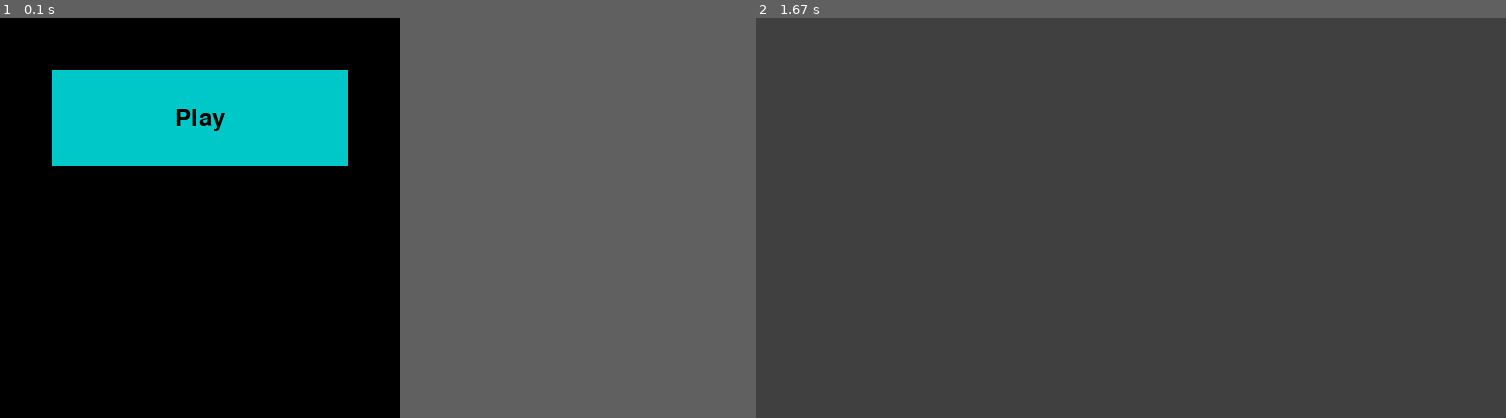
Above: before the commit, frames 1-2 (left to right).
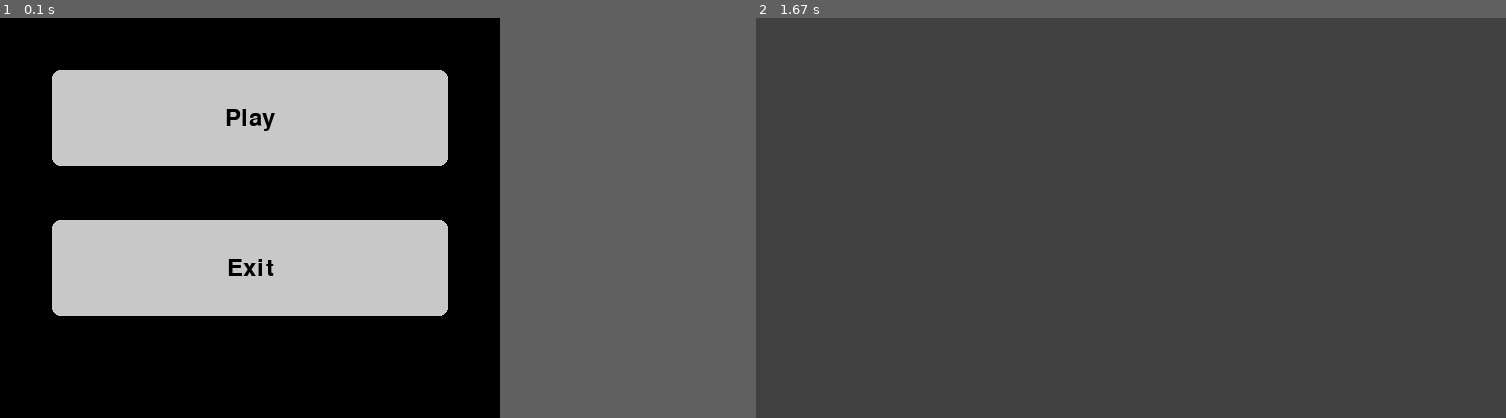
Above: after the commit, the same moments.

Repository: logan-a-richey/tetravex_pygame
Game: pygame game, started from src/main.py
Two runs of this game, one before a commit and one after it. Both use one fixed random seed, a clock stepped at 60 frames per second and the inputs below.
Inputs (mouse positions are in pixels of both pictures, inside the frame that each line leads up to):
- Up to frame 1 (0.1 s): no input
- Up to frame 2 (1.67 s): press the mouse at (1003, 118) at 0.37 s; move the mouse to (996, 114) at 0.47 s; release the mouse at (988, 110) at 0.6 s
In frame 1 the window is 400x400 before the commit and 500x400 after it. Grey fills any space a smaller window leaves; there, only what the larger window draws over its background counts as a difference.

The runs differ from the first frame. In frame 1, 25% of the frame differs, in the area x 6-60%, y 13-75%; in frame 2, nothing differs.

Commit message:
Buttons between scenes now working. Added pending scene.

Diff:
--- a/src/core/button.py
+++ b/src/core/button.py
@@ -13,14 +13,15 @@
         text_color=(0, 0, 0),
         pos=(0, 0),
         dim=(200, 100),
-        color=(200, 200, 200)
+        color=(200, 200, 200),
+        round=10
     ):
         self.manager = manager
         self.func = func
         self.text = text
         self.text_color = text_color
-
         self.rect = pygame.Rect(*pos, *dim)
+        self.round = round
 
         # Color states
         self.color_idle = color
@@ -43,8 +44,8 @@
 
     def draw(self):
         # Draw button
-        pygame.draw.rect(self.manager.screen, self.color, self.rect)
-        pygame.draw.rect(self.manager.screen, (0, 0, 0), self.rect, width=2)
+        pygame.draw.rect(self.manager.screen, self.color, self.rect, border_radius=self.round)
+        pygame.draw.rect(self.manager.screen, (0, 0, 0), self.rect, width=2, border_radius=self.round)
 
         # Update text position in case the button moves
         self.text_rect.center = self.rect.center
--- a/src/scenes/game_manager.py
+++ b/src/scenes/game_manager.py
@@ -12,8 +12,7 @@
 
 import pygame
 from core.logger import get_logger
-
-from typing import Tuple, List, Dict
+from typing import Tuple, List, Dict, Union
 
 from scenes.base_scene import BaseScene
 from scenes.title_scene import TitleScene
@@ -44,25 +43,12 @@
 
         # game specific
         self.running: bool = False
-        self.current_scene: BaseScene = TitleScene(self)
+        self.current_scene: Union[BaseScene, None] = TitleScene(self)
+        self._pending_scene: Union[BaseScene, None] = None
 
         # set color theme
         self.color_picker = GameColors()
         self.color_scheme = self.color_picker.colors
-
-    def change_scene(self, scene_string: str):
-        valid_scenes = ["title", "gameplay"]
-        if scene_string not in valid_scenes:
-            self.logger.error("\'{}\' not in valid_scenes = [{}]".format(
-                scene_string,
-                ", ".format(valid_scenes)
-            ))
-            exit(1)
-
-        if scene_string == "title":
-            self.current_scene = TitleScene(self)
-        elif scene_string == "gameplay":
-            self.current_scene = GameplayScene(self)
 
     def on_mouse_down(self):
         self.is_mouse_down = True
@@ -91,7 +77,16 @@
             elif event.type == pygame.MOUSEBUTTONUP:
                 self.on_mouse_up()
 
+    def queue_scene(self, scene_constructor: BaseScene):
+        self._pending_scene = scene_constructor
+
+    def exit_game(self):
+        self.running = False
+
     def update_scene(self):
+        if self._pending_scene:
+            self.current_scene = self._pending_scene
+
         self.current_scene.update()
 
     def draw_scene(self):
--- a/src/scenes/gameplay_scene.py
+++ b/src/scenes/gameplay_scene.py
@@ -2,6 +2,9 @@
 
 import pygame
 from scenes.base_scene import BaseScene
+#from scenes.title_scene import TitleScene
+from core.button import Button
+
 # from assets.board import Board
 # from assets.tile import Tile
 # from assets.bad_rect import BadRect
@@ -11,7 +14,6 @@
 
     def __init__(self, manager, board_size=3):
         self.manager = manager
-
 
         # objects in scene
         self.BOARD_SIZE: int = board_size
@@ -28,6 +30,7 @@
         self.manager.screen = pygame.display.set_mode(screen_dim)
         pygame.display.set_caption("Tetravex {}x{}".format(self.BOARD_SIZE, self.BOARD_SIZE))
 
+        #self.back_button = Button(self.manager, lambda: self.manager.queue_scene(TitleScene), text="Back", color=(0,0,255))
         pass
 
     def update(self):
--- a/src/scenes/title_scene.py
+++ b/src/scenes/title_scene.py
@@ -1,38 +1,46 @@
 # title_scene.py
+
+import pygame
+
+from typing import List, Tuple
 
 from scenes.base_scene import BaseScene
 from core.button import Button
+from scenes.gameplay_scene import GameplayScene
 
 class TitleScene(BaseScene):
     def __init__(self, manager):
         self.manager = manager
 
-        # objects in scene
-        # TODO
-        # title text: "Tetravex"
-        pos = (50,50)
-        dim = (300,100)
 
-        self.buttons = [
-            Button(
-                self.manager,
-                func=self.handle_play,
-                text="Play",
-                pos=pos,
-                dim=dim,
-                color=(0,200,200)
-            )
+        self.buttons: List[Button] = [
+            Button(self.manager, func=lambda: self.manager.queue_scene(GameplayScene(self.manager, board_size=3)), text="Play"),
+            Button(self.manager, func=lambda: self.manager.exit_game(), text="Exit"),
         ]
 
+        margin = 50
+        button_w, button_h = 400, 100
+
+        for i, button in enumerate(self.buttons):
+            button.rect.x = margin
+            button.rect.y = margin + (i * (margin + button_h))
+            button.rect.w = button_w
+            button.rect.h = button_h
+
+        num_buttons = len(self.buttons)
+        screen_dim = (
+            margin * 2 + button_w,
+            margin * 2 + (num_buttons * (button_h + margin) )
+        )
+
+        self.manager.screen = pygame.display.set_mode(screen_dim)
+
         # button: Play
+        # TODO
         # button: Highscore
         # button: Option
         # button: Quit
         pass
-
-    def handle_play(self):
-        print("Go to Gameplay scene")
-        self.manager.change_scene("gameplay")
 
     def update(self):
         for b in self.buttons:
